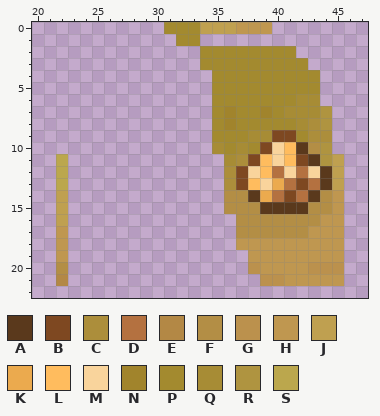
Edited in one commit: pixel-art sprite (MUSS_have_textures_for_SC/assets/minecraft/optifine/cit/elytra/goldenredstones_wings.png). Above is the file before it was changed.
The file is 64x32 pixels. Colours within 5 levels of each other are drawn and written as one. Shown: x 20..47, y 0..22.
Palette (. is transparent): A #5a391c  B #7e4821  C #ac8e3b  D #b47140  E #b38845  F #b38e45  G #bb914d  H #bf9750  J #bfa050  K #ebaa4e  L #ffbc5e  M #f9d49c  N #a1842c  P #a38a2f  Q #a78c35  R #af9440  S #bba74d
Pixels before, first column x 22:
 0 .........PPPJJJHHH......
 1 ..........PP............
 2 ............PPPPPPPP....
 3 ............PPPPPPPPP...
 4 .............PPPPPPPPP..
 5 .............PPPPPPPPP..
 6 .............PPPPPPPQQ..
 7 .............PNPPNPQQQR.
 8 .............PNPPPPPQCR.
 9 .............PPPQQBBPCC.
10 .............QPQPBMLAFR.
11 S.............QCBLMLBARJ
12 S.............CBMLDMDMAJ
13 S.............CBLMKDBDAJ
14 J.............FFAKDBDAFH
15 J.............FFFAAAAFFH
16 J..............FFFFFFFHH
17 H..............FFFFFFHHH
18 H..............HHHHHHHHH
19 H...............HHHHHHHH
20 F...............GHHHHGGG
21 E................GGHHHHH
New version:
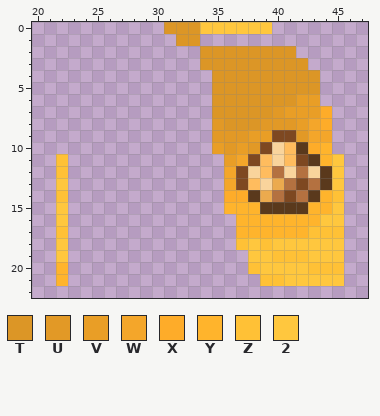
Colours new in this view: T #dc9626  U #e29926  V #e99e26  W #f4a62a  X #feac29  Y #ffb42c  Z #ffc136  2 #ffc73e
Author's note on the commit: Update GoldenRedstone's Wings
Difference:
Changed rows in their new state; - is an unchanged pixel.
first column x 22:
 0 ---------TTT222222------
 1 ----------TT------------
 2 ------------TTTTTTTT----
 3 ------------TTTTTTTTT---
 4 -------------TTTTTTTTT--
 5 -------------TTTTTTTTT--
 6 -------------TTTTTTTVV--
 7 -------------TTTTTUVVVX-
 8 -------------UTTTUUUVWX-
 9 -------------UUUVV--UWW-
10 -------------VUVU----XY-
11 Z-------------VW------Y2
12 Z-------------W--------2
13 2-------------W--------2
14 Z-------------XX------YZ
15 2-------------YYY----YY2
16 2--------------YYYYYYY22
17 Z--------------YYYYYYZZZ
18 2--------------Z2Z222222
19 2---------------22ZZZ222
20 Y---------------Z2222ZZZ
21 Y----------------ZZ22222
Where, in picture pixels (left, top, right, bottom), the same in both pictures:
changed: (164, 22, 344, 286)
changed: (56, 154, 68, 286)
